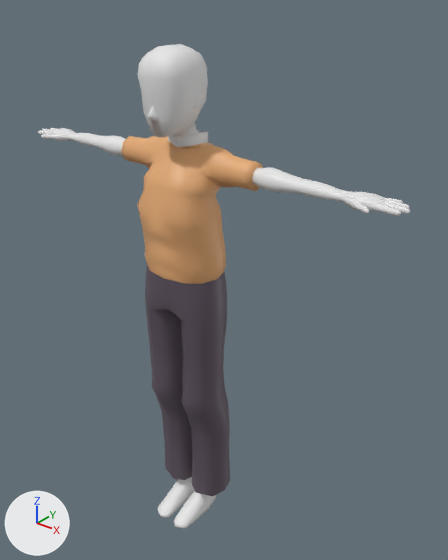
The FBX model Assets/_resources/3D models/Vignette #2/NPC.fbx: old version first, new version second.
Camera for both pictures: a camera (50 mm lens) standing at (1.449, -1.564, 2.167) and looking at (0.096, 0.127, 1.118). Arrows for +X, +Y and +Z are at lower left; the lights stay in place. Where no turn or scale is listed for an object, it has been applied to the vertices.

The first picture shows 'corpo.001', 'corpo.002', 'corpo.003'.
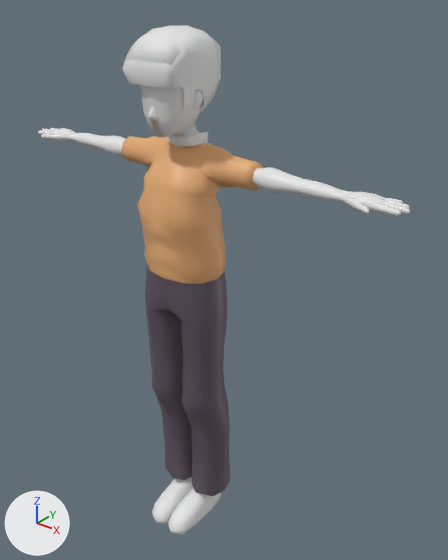
Location of each change, [x1, y1, x2, y2] in pixels of the pictures (448 x 560 px):
```json
{"object": "hAIR.001", "change": "added", "after": [122, 25, 221, 111]}
{"object": "corpo.004", "change": "added", "after": [152, 477, 221, 534], "faces in mat_body (white #e7e7e7)": [152, 477, 220, 532], "faces in mat_shoe_sho (white #e7e7e7)": [153, 492, 221, 534]}
{"object": "hAIR", "change": "added", "after": [126, 27, 203, 95]}
```

Scene script edits in JSON lines:
```json
{"op": "add", "block": "mat_shoe_sho", "code": ["mat_shoe_sho = principled_material('sHOE_SHO')", "mat_shoe_sho.base_color = (0.8, 0.8, 0.8)  # white #e7e7e7"]}
{"op": "add", "block": "me_corpo_004", "code": ["me_corpo_004 = bpy.data.meshes.new('corpo.004')", "me_corpo_004.from_pydata(...)  # 95 vertices, 80 faces; spans x -0.133..0.133, y -0.164..0.139, z -0.13..0.134", "me_corpo_004.materials.append(mat_body)  # white #e7e7e7"]}
{"op": "add", "block": "me_corpo_006", "code": ["me_corpo_006 = bpy.data.meshes.new('corpo.006')", "me_corpo_006.from_pydata(...)  # 148 vertices, 140 faces; spans x -0.103..0.103, y -0.183..0.142, z -0.008..0.127", "# faces by material slot: [52, 88]", "me_corpo_006.materials.append(mat_body)  # white #e7e7e7", "me_corpo_006.materials.append(mat_shoe_sho)  # white #e7e7e7"]}
{"op": "add", "block": "me_corpo_003", "code": ["me_corpo_003 = bpy.data.meshes.new('corpo.003')", "me_corpo_003.from_pydata(...)  # 77 vertices, 64 faces; spans x -0.126..0.126, y -0.14..0.155, z -0.157..0.089", "me_corpo_003.materials.append(mat_body)  # white #e7e7e7"]}
{"op": "add", "block": "ob_hair_001", "code": ["ob_hair_001 = bpy.data.objects.new('hAIR.001', me_corpo_004)", "ob_hair_001.location = (0.0, 0.008, 1.9)"]}
{"op": "add", "block": "ob_corpo_004", "code": ["ob_corpo_004 = bpy.data.objects.new('corpo.004', me_corpo_006)", "ob_corpo_004.location = (0.0, 0.0, 0.0)"]}
{"op": "add", "block": "ob_hair", "code": ["ob_hair = bpy.data.objects.new('hAIR', me_corpo_003)", "ob_hair.location = (0.0, -0.011, 1.943)"]}
```
